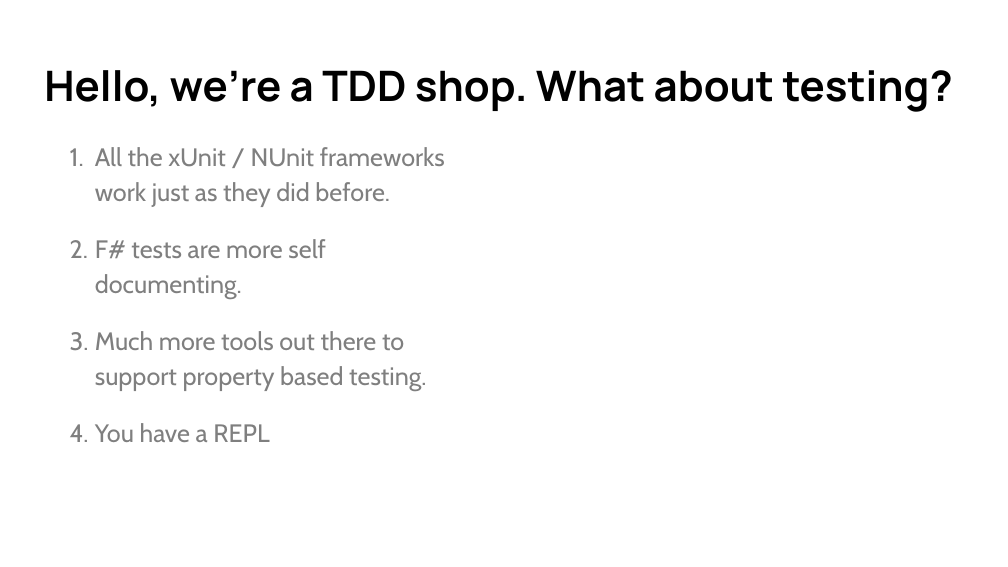
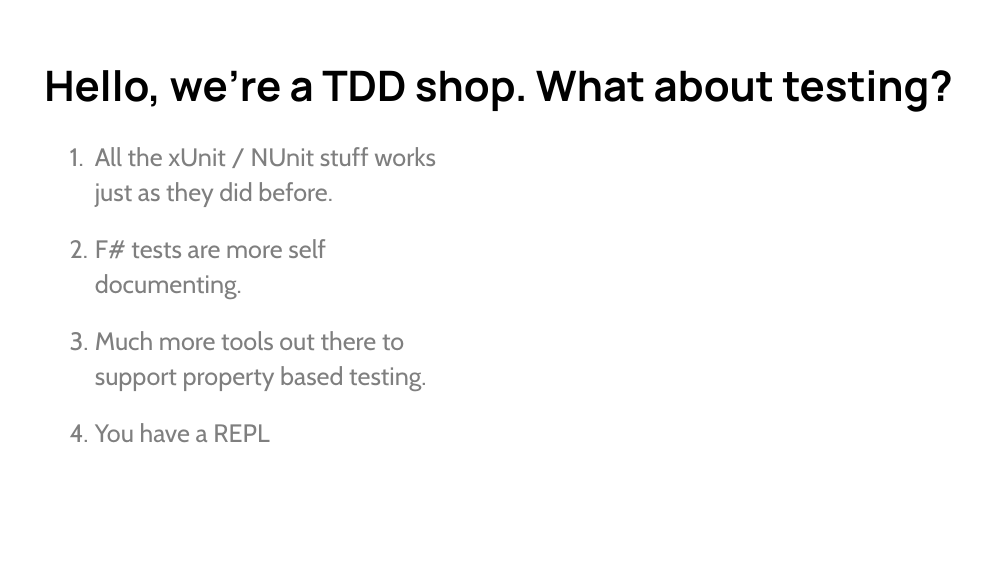
Before and after one commit to cmbrown1598/fsDemo, a slide deck: slide 65 of Intro to F# - Quick.pptx. Drawn at 1008x567 pixels with LibreOffice and Linux fonts; fonts in the diff are those of the drawing. Boxes give left, top, right and bottom in pixels: in the first picture for what was removed or moved away, otherwise in the second. Text is boxed around its words. In the diff, an @@ line names an element or a change of style, - is before the commit and + after.

```diff
--- a/Intro to F# - Quick.pptx
+++ b/Intro to F# - Quick.pptx
@@ text at (x1=95, y1=147, x2=436, y2=207): text changed @@
-1. All the xUnit / NUnit frameworks work just as they did before.
+1. All the xUnit / NUnit stuff works just as they did before.
```
Also in this commit, not shown: 13 other slides changed, 1 slide removed, 1 other file.
